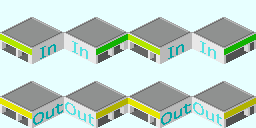
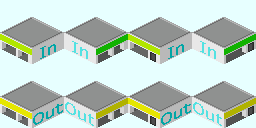
Revision of a layered 256×128 image; what changed, layer by layer:
painted on "Base_Plate_1x1.png" over [150, 42, 254, 126]
